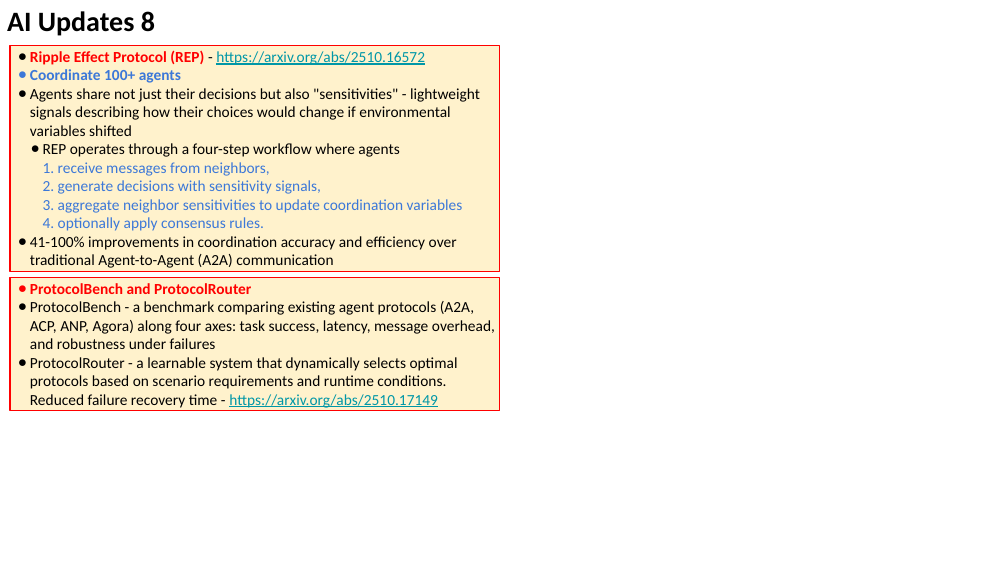
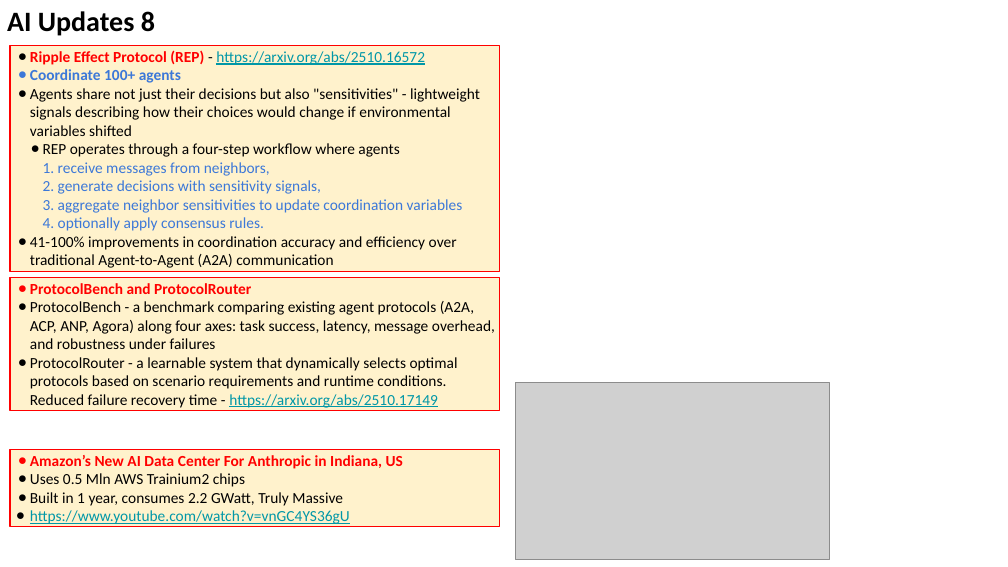
Before and after one commit to lselector/seminar, a slide deck: slide 14 of 2025/2025-10-31-AI-Updates.pptx. Drawn at 1008x567 pixels with LibreOffice and Linux fonts; fonts in the diff are those of the drawing; grey boxes stand for pictures. Boxes give left, top, right and bottom in pixels: in the first picture for what was removed or moved away, otherwise in the second. Text is boxed around its words. In the diff, an @@ line names an element or a change of style, - is before the commit and + after.

```diff
--- a/2025/2025-10-31-AI-Updates.pptx
+++ b/2025/2025-10-31-AI-Updates.pptx
@@ picture added at (x1=516, y1=383, x2=830, y2=559) @@
@@ rectangle added at (x1=10, y1=450, x2=500, y2=526), fill #FFF2CC, outline #FF0000 0.75 pt, 11 pt, text #000000 @@
+● Amazon’s New AI Data Center For Anthropic in Indiana, US
+● Uses 0.5 Mln AWS Trainium2 chips
+● Built in 1 year, consumes 2.2 GWatt, Truly Massive
+● https://www.youtube.com/watch?v=vnGC4YS36gU
```
Also in this commit, not shown: 7 other slides changed, 3 slides added, 1 slide removed.
